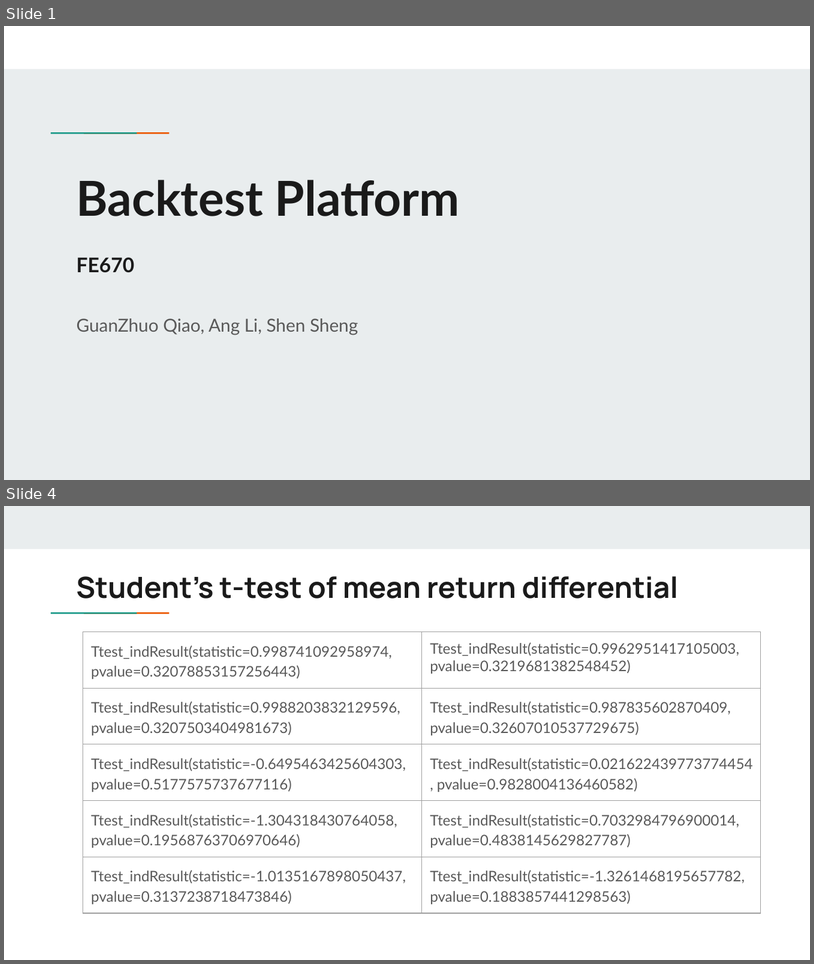
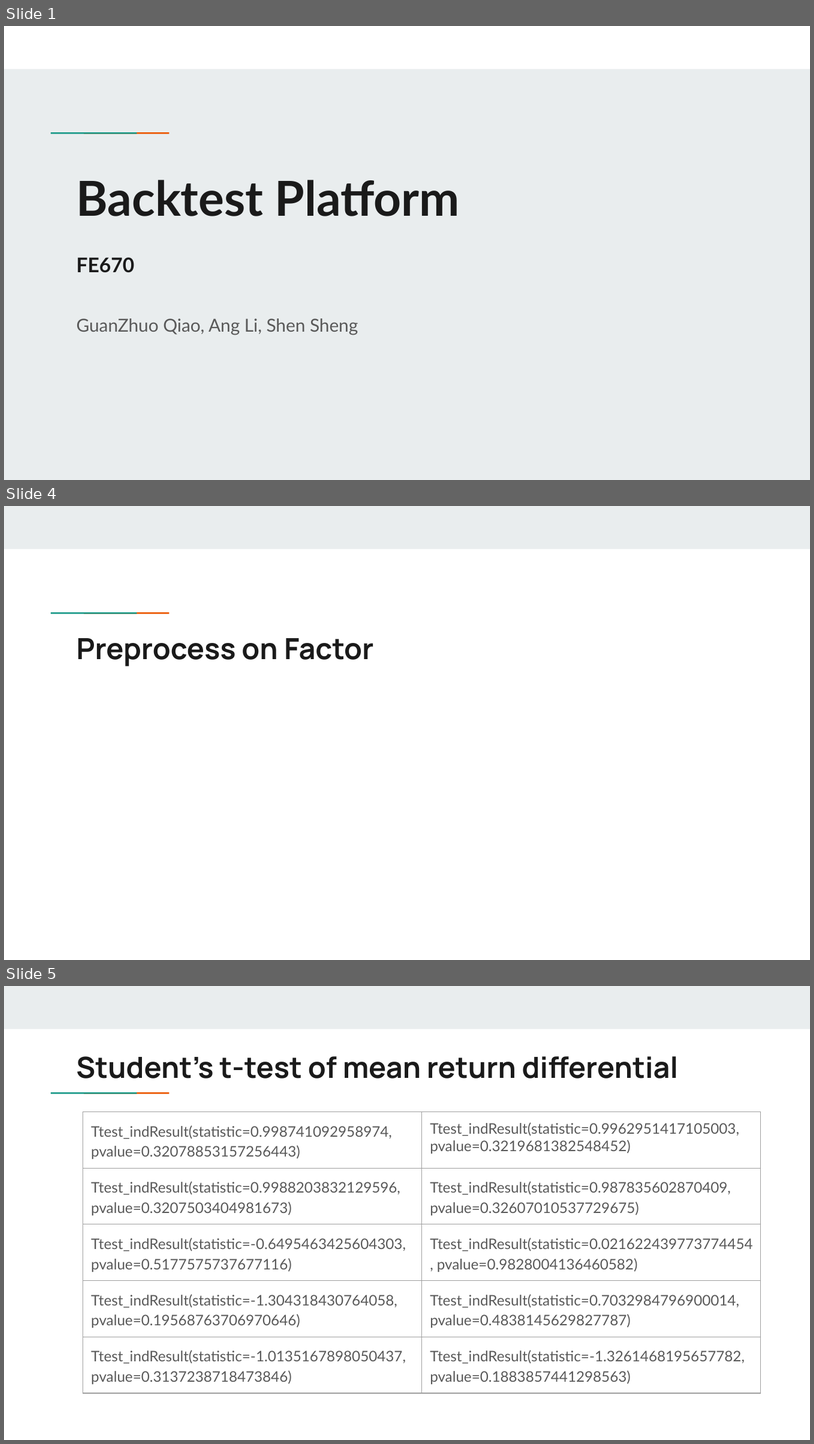
Before and after one commit to guanzhuo-qiao/platform, a slide deck: Backtest Platform FE670.pptx. Shown one above the other, each under a label of ours: slides 1 and 4 before the commit, slides 1, 4 and 5 after it; the slides between them are not shown. The pictures are 814x964 and 814x1444 pixels, drawn with LibreOffice and Linux fonts; fonts in the diff are those of the drawing; grey boxes stand for pictures. Boxes give left, top, right and bottom in pixels: in the first picture for what was removed or moved away, otherwise in the second. Text is boxed around its words. In the diff, an @@ line names an element or a change of style, - is before the commit and + after.

```diff
--- a/Backtest Platform FE670.pptx
+++ b/Backtest Platform FE670.pptx
@@ slide 4 added at (4, 506, 810, 960), background #FFFFFF; not listed: 3 template elements that a slide beside it also shows @@
@@ title added at (77, 638, 374, 666), 26 pt, text #1A1A1A, bold @@
+Preprocess on Factor
@@ what was slide 4 is now slide 5 @@
```
Also in this commit, not shown: 2 slides changed, 1 other slide added, 1 slide removed, 1 other file.
